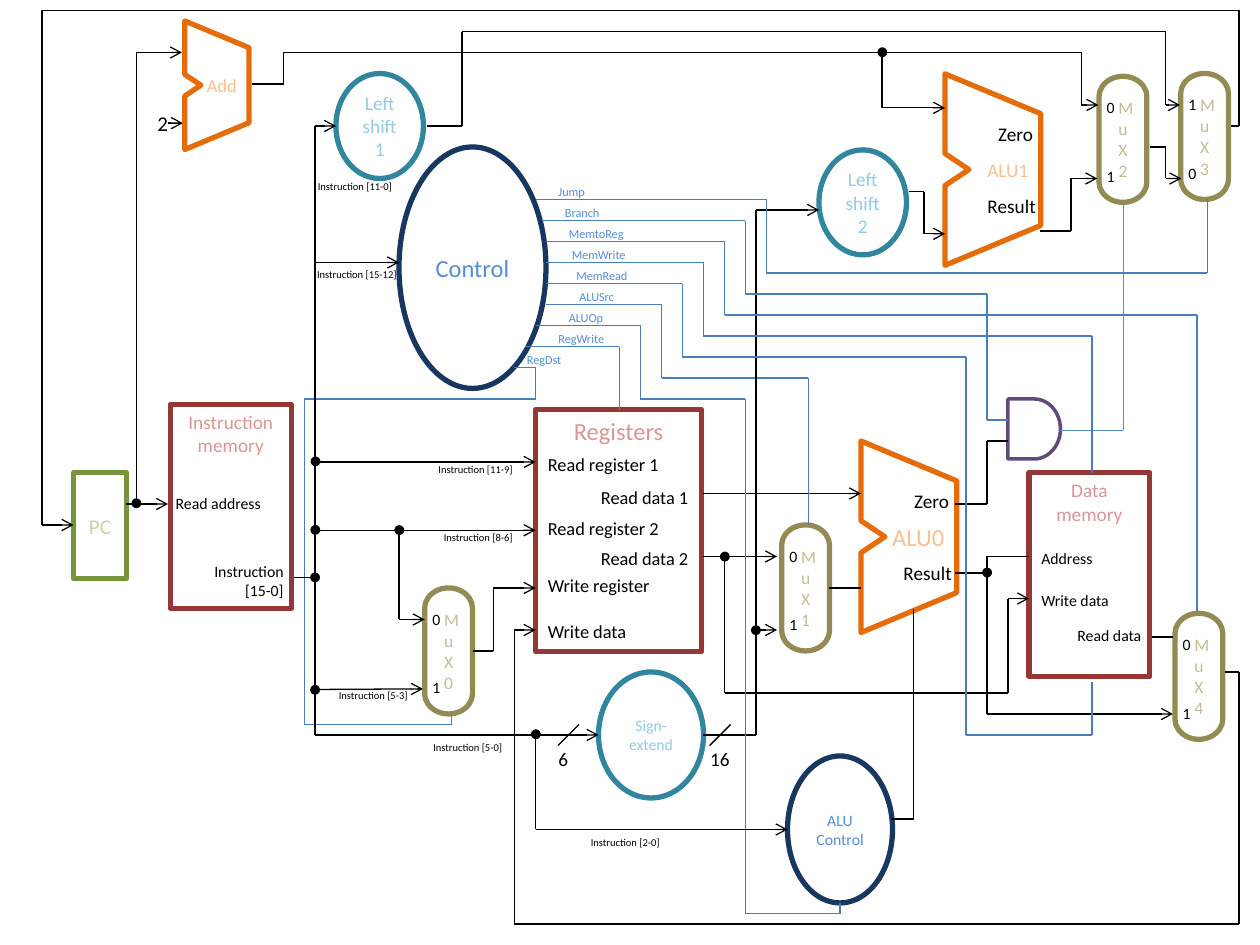
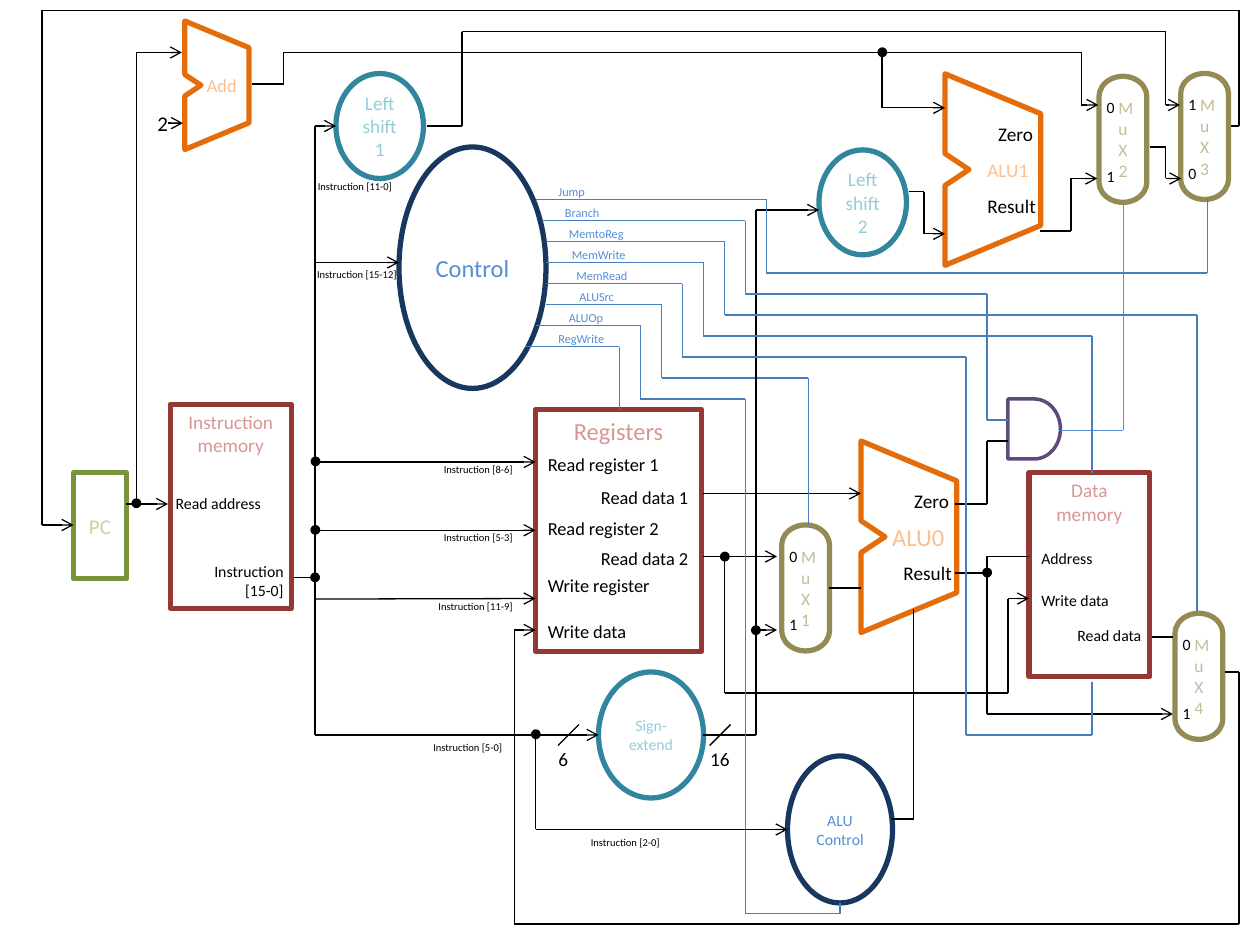
Before and after one commit to trimmerdb/EGRE_426, a slide deck: slide 1 of CPU block diagram with jump.pptx. Drawn at 1260x945 pixels with LibreOffice and Linux fonts; fonts in the diff are those of the drawing. Boxes give left, top, right and bottom in pixels: in the first picture for what was removed or moved away, otherwise in the second. Text is boxed around its words. In the diff, an @@ line names an element or a change of style, - is before the commit and + after.

```diff
--- a/CPU block diagram with jump.pptx
+++ b/CPU block diagram with jump.pptx
@@ group removed at (x1=305, y1=356, x2=561, y2=724): 5 lines, 1 text @@
-RegDst
@@ line removed from (514, 368) to (536, 368) @@
@@ text "Instruction [8-6]" moved from (x1=444, y1=533, x2=512, y2=543) to (x1=444, y1=465, x2=512, y2=475) @@
@@ text "Instruction [5-3]" moved from (x1=339, y1=691, x2=407, y2=701) to (x1=444, y1=533, x2=512, y2=543) @@
@@ arrow moved from (315, 689) - (423, 689) to (315, 598) - (536, 598) @@
@@ text "Instruction [11-9]" moved from (x1=438, y1=465, x2=513, y2=475) to (x1=438, y1=602, x2=513, y2=612) @@
@@ pill shape removed at (x1=425, y1=588, x2=472, y2=714) @@
-M
-u
-X
-0
@@ arrow removed from (494, 588) to (536, 588) @@
@@ line removed from (494, 588) to (494, 651) @@
@@ text removed at (x1=432, y1=614, x2=440, y2=625) @@
-0
@@ line removed from (472, 651) to (494, 651) @@
@@ group removed at (x1=312, y1=527, x2=425, y2=693): 2 ellipses, 1 arrow, 1 line @@
@@ text removed at (x1=432, y1=683, x2=440, y2=693) @@
-1
```
Also in this commit, not shown: 1 other file.
